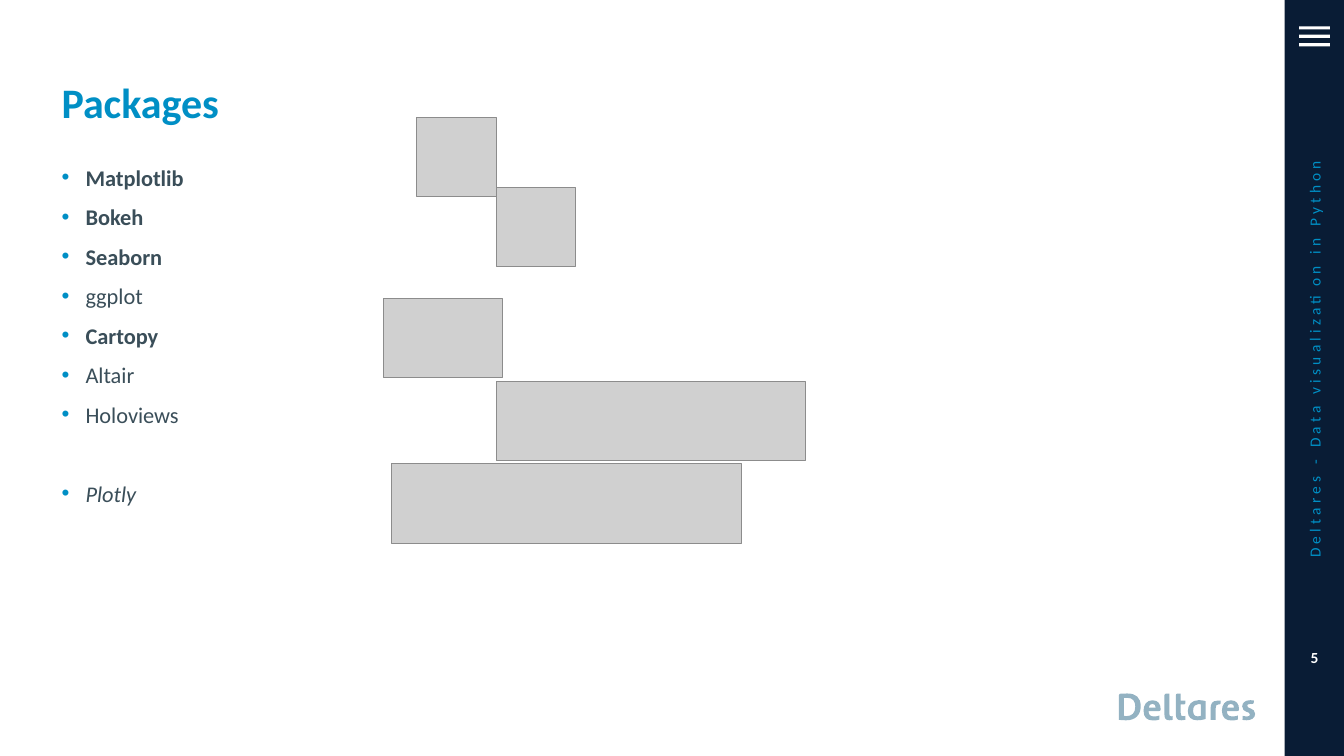
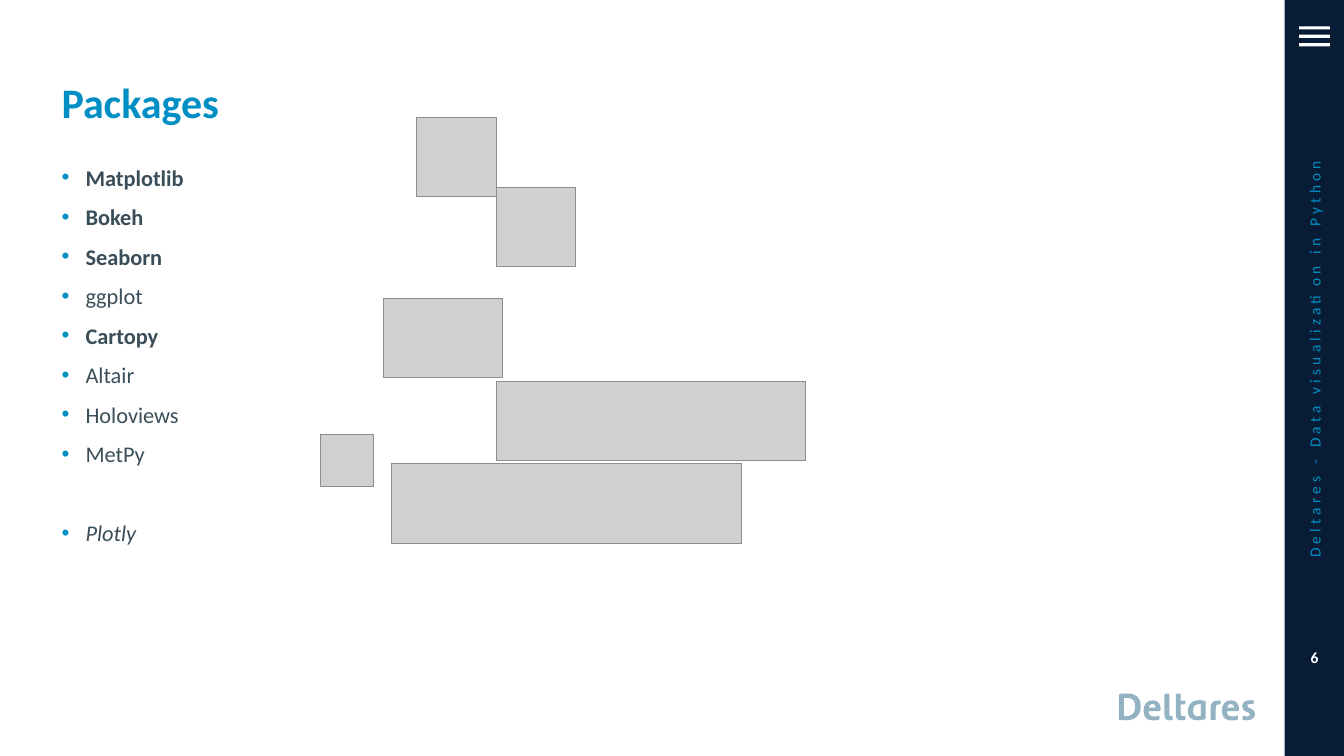
Before and after one commit to openearth/et-pizza-courses, a slide deck: slide 6 of 3. Visualizations/presentations/Pizzacourse Python data visualization 09-07-2019.pptx (slide 5 before the commit). Drawn at 1344x756 pixels with LibreOffice and Linux fonts; fonts in the diff are those of the drawing; grey boxes stand for pictures; background and template pictures are left out. Boxes give left, top, right and bottom in pixels: in the first picture for what was removed or moved away, otherwise in the second. Text is boxed around its words. In the diff, an @@ line names an element or a change of style, - is before the commit and + after.

```diff
--- a/3. Visualizations/presentations/Pizzacourse Python data visualization 09-07-2019.pptx
+++ b/3. Visualizations/presentations/Pizzacourse Python data visualization 09-07-2019.pptx
@@ text at [86, 447, 145, 466]: paragraph added @@
+• MetPy
@@ picture added at [321, 435, 373, 487] @@
@@ page number at [1311, 652, 1319, 663]: text changed @@
-5
+6
```
Also in this commit, not shown: 1 other slide changed, 3 slides added.
